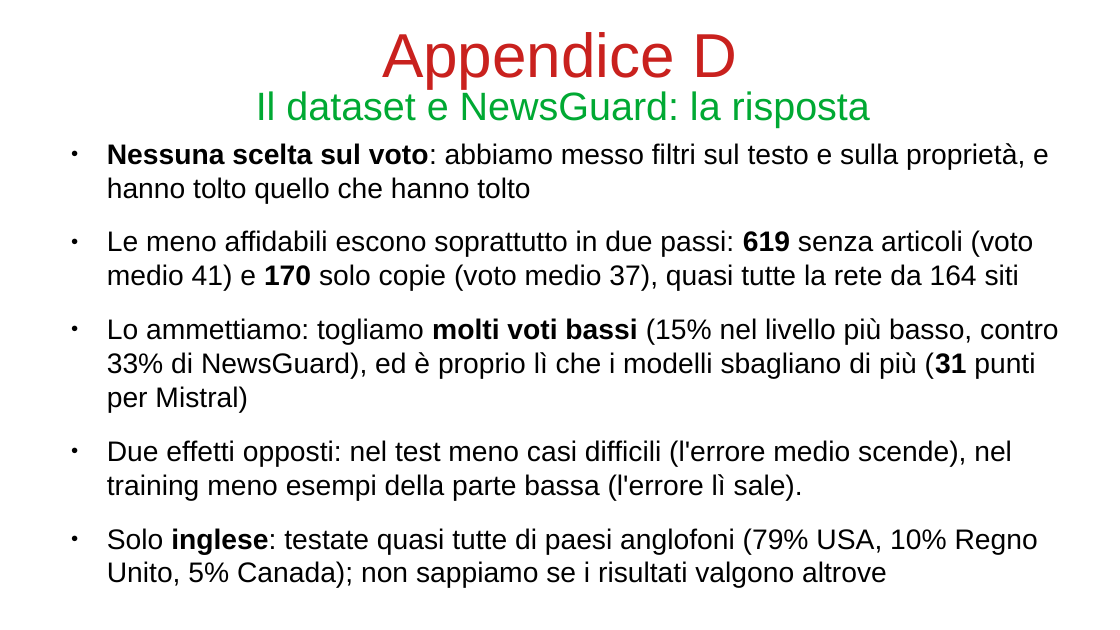
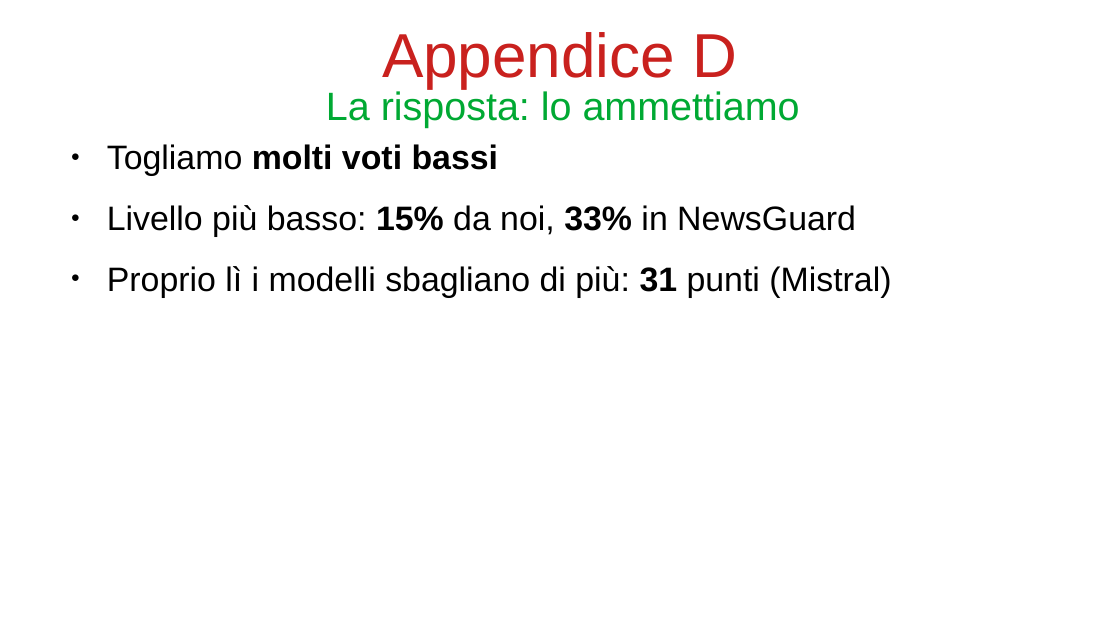
Before and after one commit to bianchi-john/PublisherClassification, a slide deck: slide 37 of Presentazioni/Paper rivista/PaperRivista.odp. Drawn at 1120x630 pixels with LibreOffice and Linux fonts; fonts in the diff are those of the drawing. Boxes give left, top, right and bottom in pixels: in the first picture for what was removed or moved away, otherwise in the second. Text is boxed around its words. In the diff, an @@ line names an element or a change of style, - is before the commit and + after.

```diff
--- a/Presentazioni/Paper rivista/PaperRivista.odp
+++ b/Presentazioni/Paper rivista/PaperRivista.odp
@@ title at (326,89,800,128): text changed @@
-Il dataset e NewsGuard: la risposta
+La risposta: lo ammettiamo
@@ text at (107,144,891,297): text changed; size 20 to 24 pt @@
-● Nessuna scelta sul voto: abbiamo messo filtri sul testo e sulla proprietà, e hanno tolto quello che hanno tolto
-● Le meno affidabili escono soprattutto in due passi: 619 senza articoli (voto medio 41) e 170 solo copie (voto medio 37), quasi tutte la rete da 164 siti
-● Lo ammettiamo: togliamo molti voti bassi (15% nel livello più basso, contro 33% di NewsGuard), ed è proprio lì che i modelli sbagliano di più (31 punti per Mistral)
-● Due effetti opposti: nel test meno casi difficili (l'errore medio scende), nel training meno esempi della parte bassa (l'errore lì sale).
-● Solo inglese: testate quasi tutte di paesi anglofoni (79% USA, 10% Regno Unito, 5% Canada); non sappiamo se i risultati valgono altrove
+● Togliamo molti voti bassi
+● Livello più basso: 15% da noi, 33% in NewsGuard
+● Proprio lì i modelli sbagliano di più: 31 punti (Mistral)
```
Also in this commit, not shown: 42 other slides changed, 18 slides added, 6 slides removed, 11 other files.
